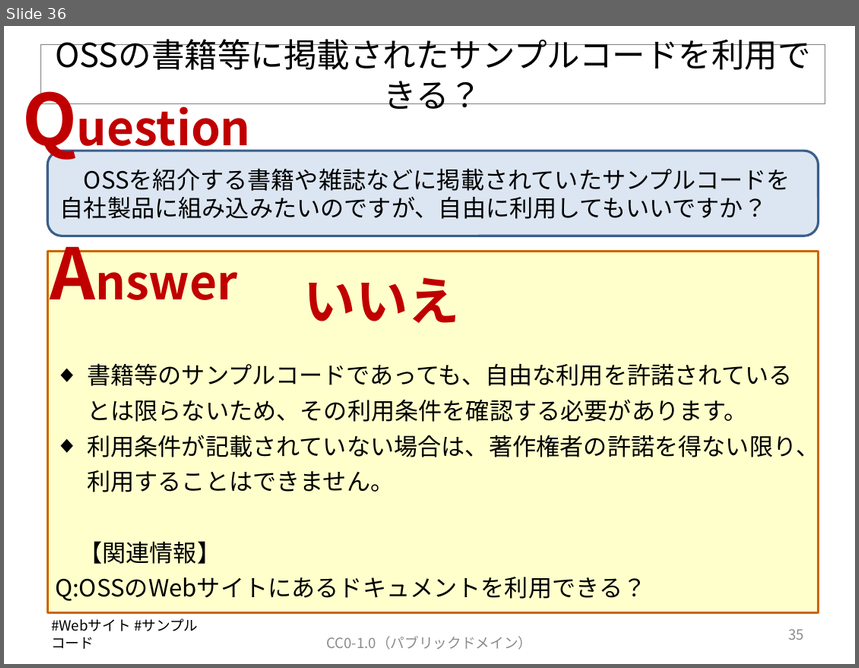
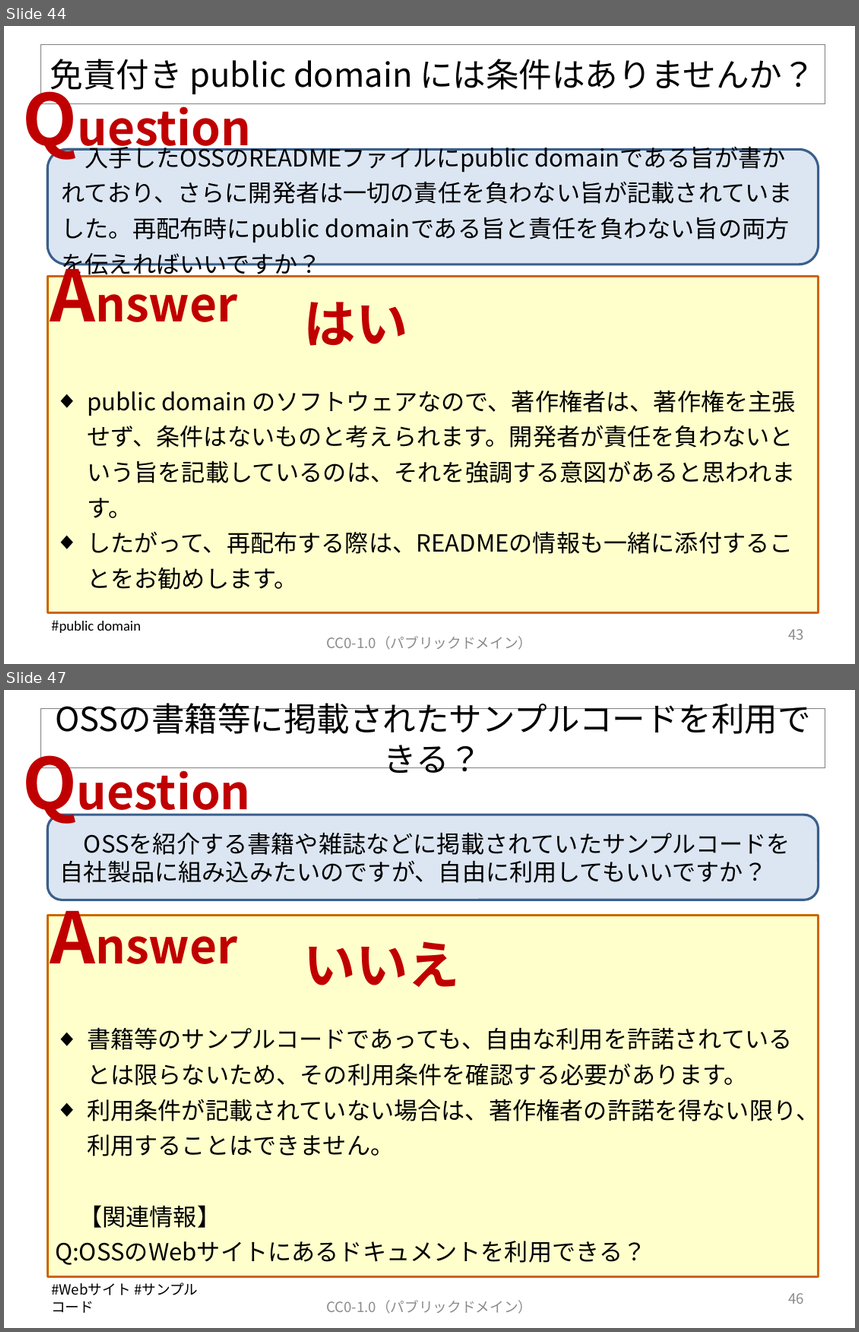
Before and after one commit to OpenChain-Project/OpenChain-JWG, a slide deck: Education_Material/FAQ/OSSライセンス関連でよくある誤解_CC0.pptx. Shown one above the other, each under a label of ours: slide 36 before the commit, slides 44 and 47 after it; the slides between them are not shown. The pictures are 859x668 and 859x1332 pixels, drawn with LibreOffice and Linux fonts; fonts in the diff are those of the drawing. Boxes give left, top, right and bottom in pixels: in the first picture for what was removed or moved away, otherwise in the second. Text is boxed around its words. In the diff, an @@ line names an element or a change of style, - is before the commit and + after.

Commit message:
V6を公開します。

```diff
--- a/Education_Material/FAQ/OSSライセンス関連でよくある誤解_CC0.pptx
+++ b/Education_Material/FAQ/OSSライセンス関連でよくある誤解_CC0.pptx
@@ slide 44 added at (4,26,855,664), background #FFFFFF @@
@@ title added at (40,45,825,104), outline #808080 0.75 pt, 28 pt, text #000000 @@
+免責付き public domain には条件はありませんか？
@@ text added at (14,70,275,165), 40 pt, text #C00000, bold @@
+Question
@@ rounded rectangle added at (47,149,819,265), fill #DCE6F2, outline #3A5F8C 2 pt, 20 pt, text #000000 @@
+入手したOSSのREADMEファイルにpublic domainである旨が書かれており、さらに開発者は一切の責任を負わない旨が記載されていました。再配布時にpublic domainである旨と責任を負わない旨の両方を伝えればいいですか？
@@ text added at (41,247,265,342), 40 pt, text #C00000, bold @@
+Answer
@@ rectangle added at (47,276,819,613), fill #FFFFCC, outline #CC6600 2 pt @@
@@ text added at (304,302,408,346), 44 pt, text #C00000, bold @@
+はい
@@ text added at (87,390,796,590), 20 pt, text #000000 @@
+◆ public domain のソフトウェアなので、著作権者は、著作権を主張せず、条件はないものと考えられます。開発者が責任を負わないという旨を記載しているのは、それを強調する意図があると思われます。
+◆ したがって、再配布する際は、READMEの情報も一緒に添付することをお勧めします。
@@ text added at (51,620,142,633), 12 pt, text #000000 @@
+#public domain
@@ text added at (326,636,532,650), 12 pt, text #8C8C8C @@
+CC0-1.0（パブリックドメイン）
@@ page number added at (788,629,804,640), 12 pt, text #8C8C8C @@
+43
@@ what was slide 36 is now slide 47 @@
@@ page number at (788,1293,804,1304): text changed @@
-35
+46
```
Also in this commit, not shown: 5 slides changed, 10 other slides added.
